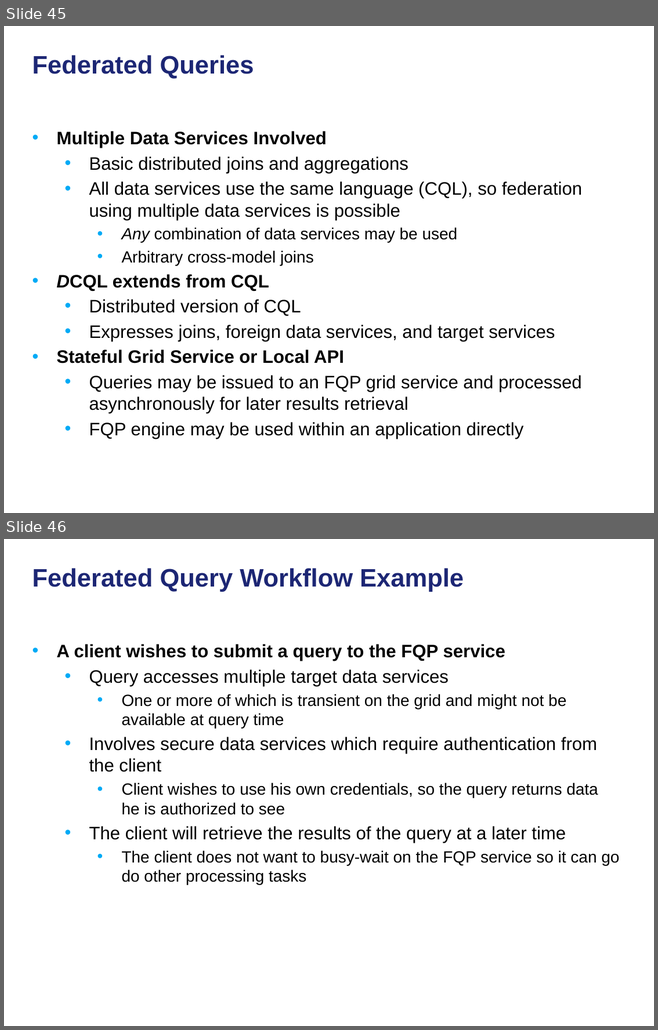
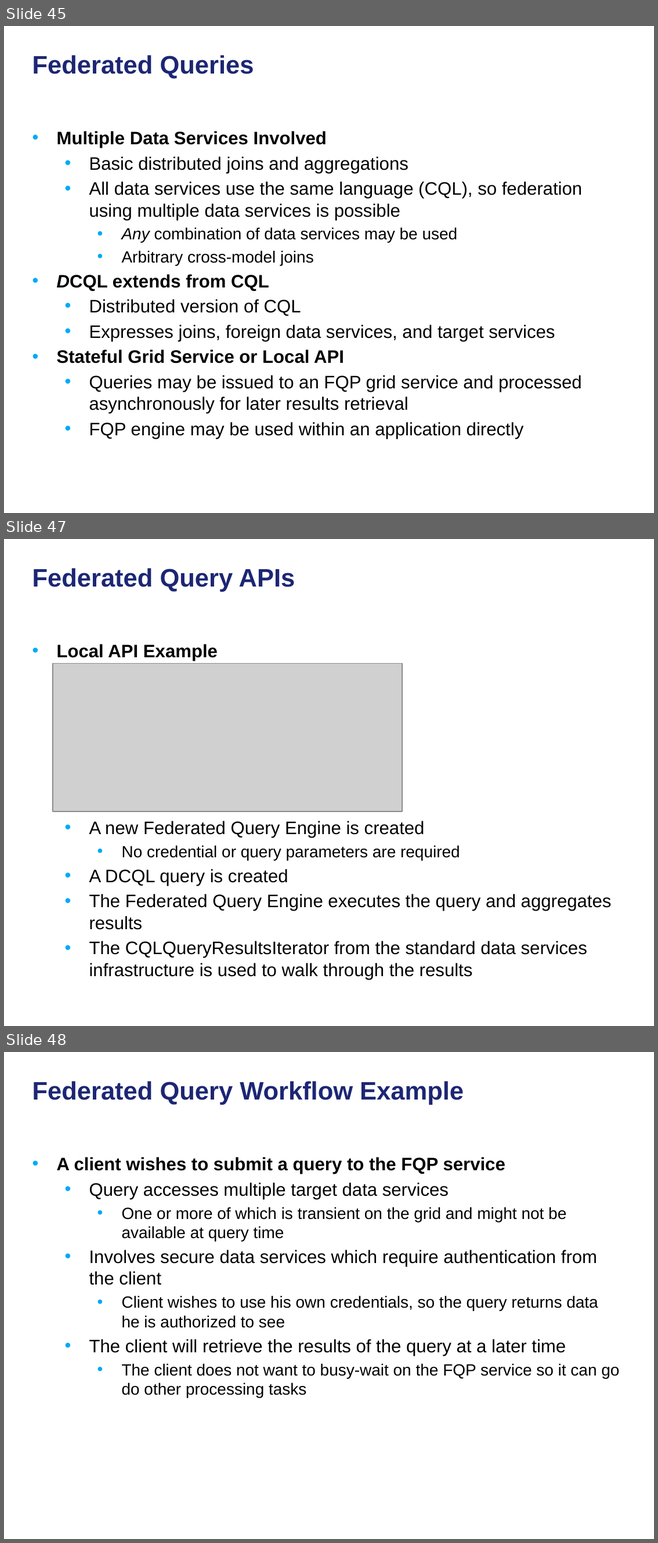
Before and after one commit to NCIP/cagrid-docs, a slide deck: presentations/200906_Novartis/caGrid Data Services.pptx. Shown one above the other, each under a label of ours: slides 45 and 46 before the commit, slides 45, 47 and 48 after it; the slides between them are not shown. The pictures are 658x1030 and 658x1543 pixels, drawn with LibreOffice and Linux fonts; fonts in the diff are those of the drawing; grey boxes stand for pictures; background and template pictures are left out. Boxes give left, top, right and bottom in pixels: in the first picture for what was removed or moved away, otherwise in the second. Text is boxed around its words. In the diff, an @@ line names an element or a change of style, - is before the commit and + after.

```diff
--- a/presentations/200906_Novartis/caGrid Data Services.pptx
+++ b/presentations/200906_Novartis/caGrid Data Services.pptx
@@ slide 47 added at (4, 539, 654, 1026), background picture (left out) @@
@@ title added at (32, 568, 295, 592), 28 pt, text #1C2674, bold @@
+Federated Query APIs
@@ text added at (57, 644, 611, 980), 20 pt, text #000000 @@
+• Local API Example
+  • A new Federated Query Engine is created
+    • No credential or query parameters are required
+  • A DCQL query is created
+  • The Federated Query Engine executes the query and aggregates results
+  • The CQLQueryResultsIterator from the standard data services infrastructure is used to walk through the results
@@ picture added at (53, 664, 402, 812) @@
@@ what was slide 46 is now slide 48 @@
```
Also in this commit, not shown: 1 other slide added.
